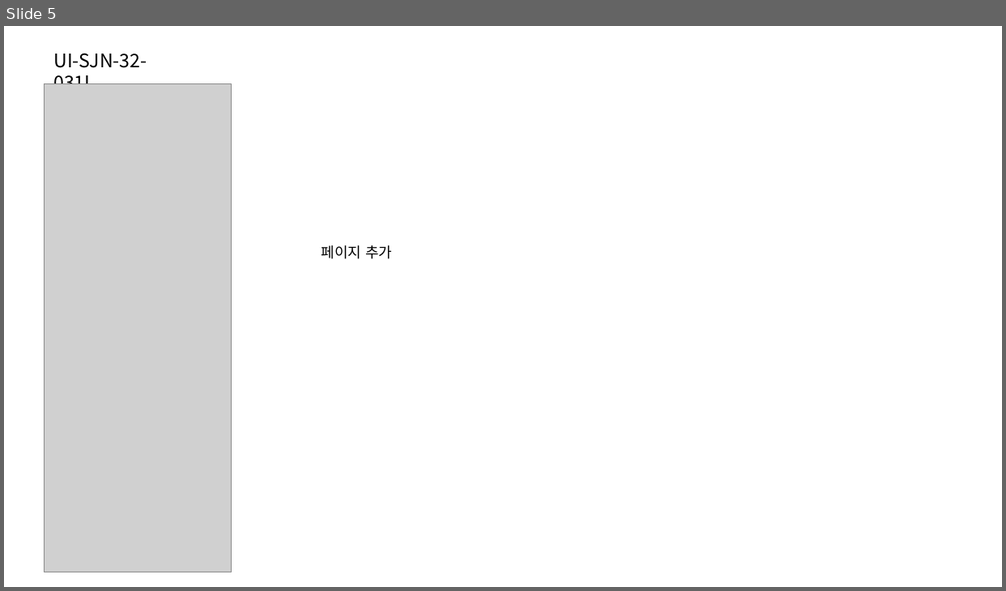
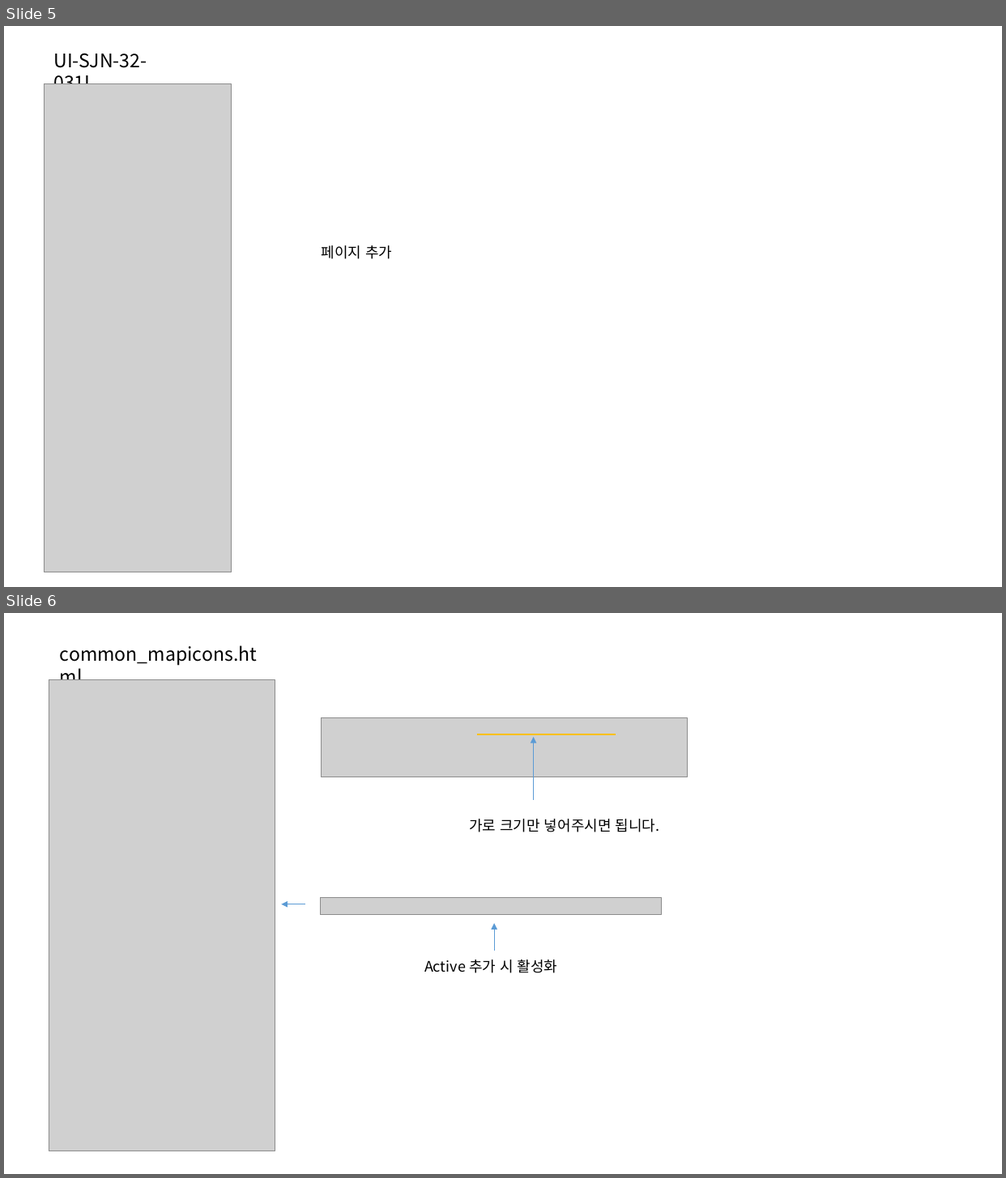
Before and after one commit to jeoungGyy/sejong, a slide deck: ppt/04-13.pptx. Shown one above the other, each under a label of ours: slide 5 before the commit, slides 5 and 6 after it. The pictures are 1006x591 and 1006x1178 pixels, drawn with LibreOffice and Linux fonts; fonts in the diff are those of the drawing; grey boxes stand for pictures. Boxes give left, top, right and bottom in pixels: in the first picture for what was removed or moved away, otherwise in the second. Text is boxed around its words. In the diff, an @@ line names an element or a change of style, - is before the commit and + after.

Commit message:
이미지 풍선 추가

```diff
--- a/ppt/04-13.pptx
+++ b/ppt/04-13.pptx
@@ slide 6 added at [4,613,1002,1174], background #FFFFFF @@
@@ text added at [60,645,257,666], 18 pt, text #000000 @@
+common_mapicons.html
@@ picture added at [49,679,275,1152] @@
@@ picture added at [322,717,688,777] @@
@@ line added from (477, 735) to (616, 735), #FFC000 1.5 pt @@
@@ arrow added from (533, 800) to (533, 737), #5B9BD5 0.5 pt @@
@@ text added at [469,819,660,833], 14 pt, text #000000 @@
+가로 크기만 넣어주시면 됩니다.
@@ picture added at [321,898,661,915] @@
@@ arrow added from (305, 905) to (281, 905), #5B9BD5 0.5 pt @@
@@ arrow added from (494, 952) to (494, 924), #5B9BD5 0.5 pt @@
@@ text added at [424,960,558,973], 14 pt, text #000000 @@
+Active 추가 시 활성화
```
Also in this commit, not shown: 1 other slide added, 2 other files.
